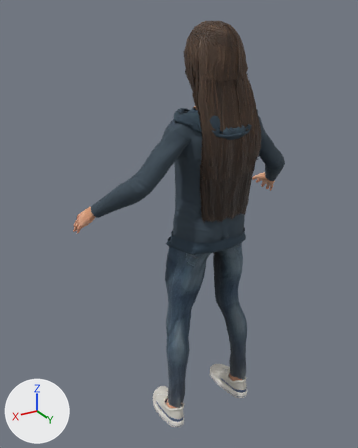
The glTF model tools/storyrun/test-packs/sf2040/june.glb as it was, and as the next commit left it.
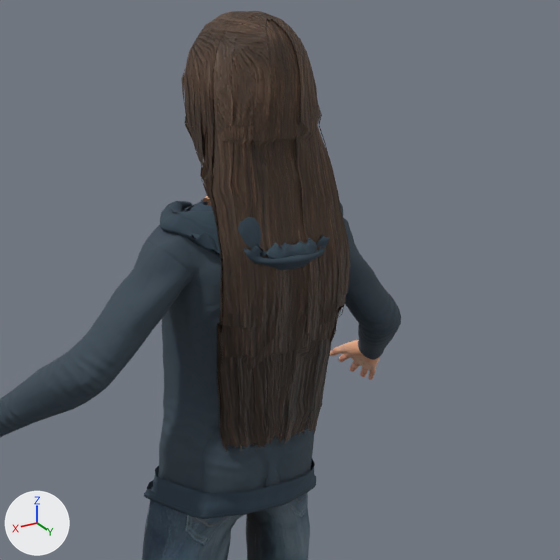
Old and new are each drawn whole from a 50 mm lens placed at (1.005, 1.416, 1.664), pointed at (0.065, -0.151, 0.881) and again close up on the part from 28% to 100% of the width and 3% to 61% of the height. Lighting does not change. The marker at lower left points along +X, +Y and +Z. The last two pictures show the newer version. Where no turn or scale is listed for an object, it has been applied to the vertices. Vertices at exactly the same position are counted once.

Names of what the first close-up shows: 'Mesh_0', 'hood', 'hoodie', 'hoodie-hem', 'pack' and 1 more.
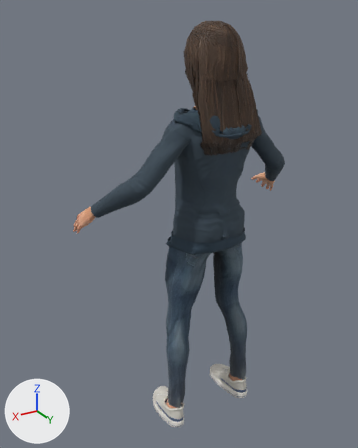
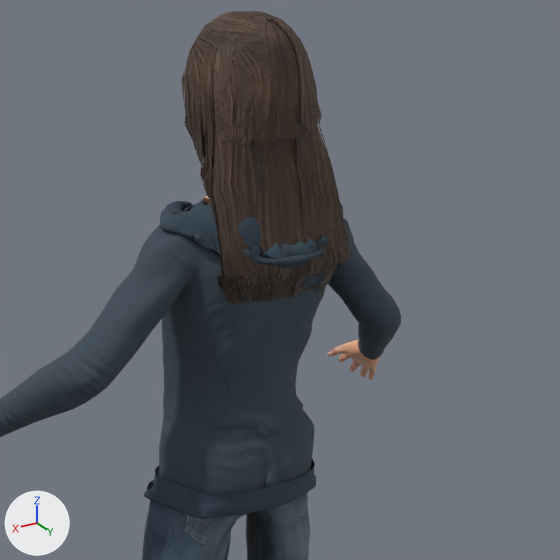
The change, as JSON lines over the scene's bpy script:
```json
{"block": "me_mesh_1", "where": "me_mesh_1.from_pydata(...)  # 3952 vertices, 5471 faces; spans x -0.2..0.2, y -0.13..0.11, z 0.08..1.59"}
{"block": "me_mesh_1", "where": "# used by ob_pack; location = (0.0, 0.0, 0.047)"}
{"block": "me_mesh_1", "change": "me_mesh_1 part 1: 1351 of the vertices in x -0.12..0.12, y 0.04..0.11, z 0.91..1.23 are scaled about their middle by (1, 1, 0.22), then moved by (0.0, 0.0, 0.13)"}
```

What differs and where, as boxes (x1, y1, x2, y2) in the close-ups (560 x 560 px; the box of a moved part takes in the faces that stretch with it):
```json
{"object": "pack", "change": "reshaped", "before": [142, 11, 350, 560], "after": [142, 11, 351, 560]}
{"part": 1, "of": "me_mesh_1", "change": "moved or reshaped", "before": [217, 243, 350, 452], "after": [218, 243, 351, 304]}
```
